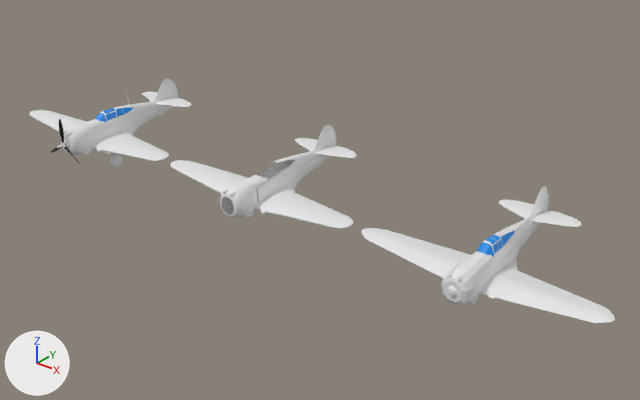
The FBX model Assets/1.Sof Objects/Aircrafts/H-75/H-75.fbx: old version first, new version second.
Both versions are drawn from a camera (50 mm lens) standing at (38.3, -28.3, 18.1) and looking at (13.8, 2.5, -0.9). The axes (+X, +Y, +Z) are drawn at lower left. The lights are the same throughout. Where no turn or scale is listed for an object, it has been applied to the vertices. Vertices at the same position are counted once.

In view in the first picture: 'H-75 Fuselage', 'H-75 Fuselage.001', 'H-75 LOD 2', 'H-75 Nose', 'H-75 Wheel'.
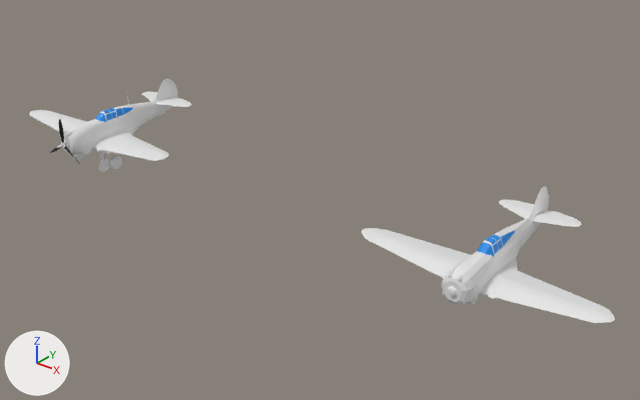
Location of each change, [x1, y1, x2, y2] in pixels of the pictures (640 x 400 px):
```json
{"object": "H-75 Fuselage.001", "change": "deleted", "before": [170, 124, 357, 229], "faces in mat_h75 (its picture is missing)": [170, 124, 357, 229]}
{"object": "H-75 Wheel", "change": "moved", "before": [110, 154, 122, 167], "after": [110, 155, 122, 170]}
{"object": "H-75 Left Lower Gear", "change": "reshaped, moved, turned, rescaled", "after": [99, 154, 110, 172], "on screen": "not visible before"}
{"object": "H-75 Right Lower Gear", "change": "reshaped, moved, turned, rescaled", "after": [73, 154, 85, 162], "on screen": "not visible before"}
```

Edits to the scene script, one JSON object a line:
```json
{"block": "me_h75_right_lower_landing_gear", "where": "# used by ob_h_75_right_lower_gear; location = (-1.04, -0.07, -0.57); rotation_euler = (1.571, 0.0, 0.0), in degrees (90, 0, 0); scale = (0.01, 0.01, 0.01)"}
{"op": "remove", "block": "me_h75_right_lower_landing_gear", "code": "me_h75_right_lower_landing_gear.from_pydata(...)  # 78 vertices, 90 faces; spans x -40.7..44.9, y -13.7..19.8, z -67.2..30.2"}
{"op": "add", "block": "me_h75_right_lower_landing_gear", "code": "me_h75_right_lower_landing_gear.from_pydata(...)  # 100 vertices, 110 faces; spans x -40.3..40.7, y -67.1..30.2, z -8.5..12.9"}
{"block": "me_h75_right_lower_landing_gear", "change": "me_h75_right_lower_landing_gear part 1: 78 vertices removed from x -40.7..44.9, y -13.7..19.8, z -67.2..30.2; 100 vertices added at x -40.3..40.7, y -67.1..30.2, z -8.5..12.9"}
{"block": "me_h75_left_lower_landing_gear", "where": "# used by ob_h_75_left_lower_gear; location = (1.04, -0.07, -0.57); rotation_euler = (1.571, 0.0, 0.0), in degrees (90, 0, 0); scale = (0.01, 0.01, 0.01)"}
{"op": "remove", "block": "me_h75_left_lower_landing_gear", "code": "me_h75_left_lower_landing_gear.from_pydata(...)  # 78 vertices, 88 faces; spans x -44.9..40.7, y -13.7..19.7, z -67.1..30.2"}
{"op": "add", "block": "me_h75_left_lower_landing_gear", "code": "me_h75_left_lower_landing_gear.from_pydata(...)  # 100 vertices, 110 faces; spans x -40.7..40.3, y -67.1..30.2, z -8.5..12.9"}
{"block": "me_h75_left_lower_landing_gear", "change": "me_h75_left_lower_landing_gear part 2: 78 vertices removed from x -44.9..40.7, y -13.7..19.7, z -67.1..30.2; 100 vertices added at x -40.7..40.3, y -67.1..30.2, z -8.5..12.9"}
{"op": "remove", "block": "ob_h_75_fuselage_001", "code": ["ob_h_75_fuselage_001 = bpy.data.objects.new('H-75 Fuselage.001', me_h75_fuselage_001)", "ob_h_75_fuselage_001.location = (12.0, 0.0, 0.0)"]}
{"op": "set", "path": "ob_h_75_right_lower_gear.scale", "old": "(0.01, 0.01, 0.01)", "new": "(1.0, 1.0, 1.0)"}
{"op": "add", "block": "ob_h_75_right_lower_gear", "code": "ob_h_75_right_lower_gear.parent = ob_h_75_right_upper_gear"}
{"op": "set", "path": "ob_h_75_right_lower_gear.location", "old": "(-1.04, -0.07, -0.57)", "new": "(0.0, -60.0, 0.0)"}
{"op": "set", "path": "ob_h_75_right_lower_gear.rotation_euler", "old": "(1.571, 0.0, 0.0)", "new": "(0.0, 1.571, 0.0)", "note": "degrees (90, 0, 0) -> degrees (0, 90, 0)"}
{"op": "set", "path": "ob_h_75_wheel.location", "old": "(1.28, 0.0, -1.33)", "new": "(1.24, 0.0, -1.48)"}
{"op": "set", "path": "ob_h_75_left_lower_gear.scale", "old": "(0.01, 0.01, 0.01)", "new": "(1.0, 1.0, 1.0)"}
{"op": "add", "block": "ob_h_75_left_lower_gear", "code": "ob_h_75_left_lower_gear.parent = ob_h_75_left_upper_gear"}
{"op": "set", "path": "ob_h_75_left_lower_gear.location", "old": "(1.04, -0.07, -0.57)", "new": "(0.0, -60.0, 0.0)"}
{"op": "set", "path": "ob_h_75_left_lower_gear.rotation_euler", "old": "(1.571, 0.0, 0.0)", "new": "(0.0, -1.571, 0.0)", "note": "degrees (90, 0, 0) -> degrees (0, -90, 0)"}
```
